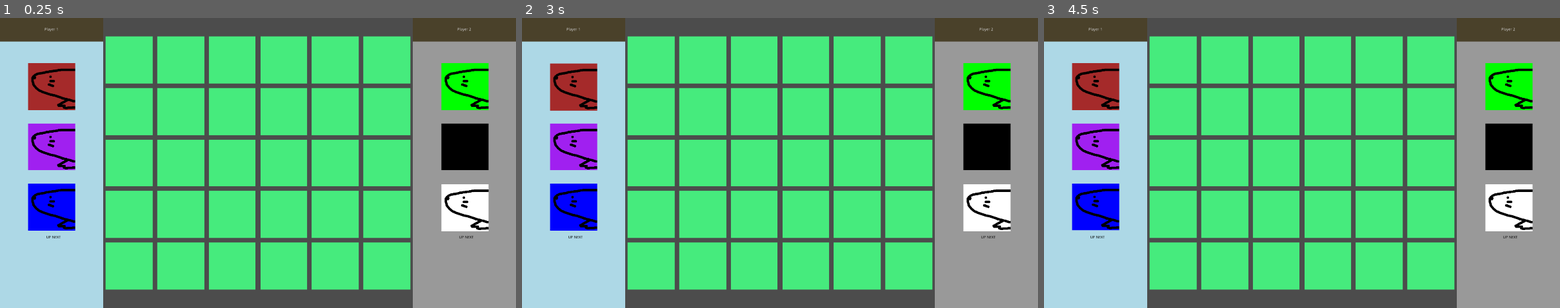
Above: before the commit, frames 1-3 (left to right).
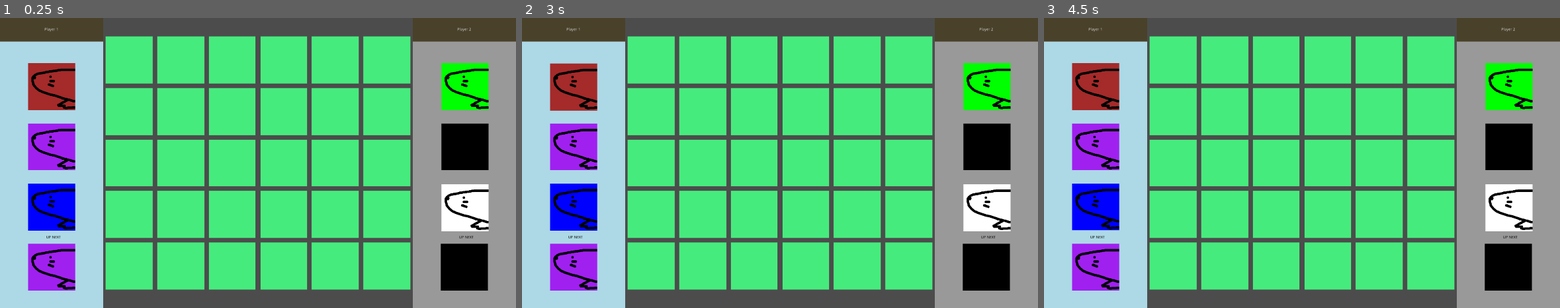
Above: after the commit, the same moments.

Repository: studio-hungus/habitile
Game: Godot game, scene res://Game/Game.tscn
Two runs of this game, one before a commit and one after it. Both use one fixed random seed, a clock stepped at 60 frames per second and the inputs below.
Inputs (mouse positions are in pixels of both pictures, inside the frame that each line leads up to):
- Up to frame 1 (0.25 s): no input
- Up to frame 2 (3 s): tap Enter at 0.5, 2 s; move the mouse to (986, 206) at 0.52 s; click (986, 206) at 0.67 s; tap Space at 1.25, 2.75 s; move the mouse to (573, 145) at 1.27 s; click (573, 145) at 1.42 s; move the mouse to (986, 87) at 2.02 s; click (986, 87) at 2.17 s; move the mouse to (573, 87) at 2.77 s; click (573, 87) at 2.92 s
- Up to frame 3 (4.5 s): tap Enter at 3.5 s; move the mouse to (1508, 145) at 3.52 s; click (1508, 145) at 3.67 s; tap Space at 4.25 s; move the mouse to (1095, 206) at 4.27 s; click (1095, 206) at 4.42 s

The runs differ from the first frame. In frame 1, 3.0% of the frame differs, in the area x 5-95%, y 77-94%; in frame 2, 3.0%; in frame 3, 3.0%.

Commit message:
Decompose supply movement logic

Diff:
--- a/project/Game/Game.gd
+++ b/project/Game/Game.gd
@@ -20,12 +20,15 @@
 onready var _gui := find_node("GUI")
 onready var _left_supply := find_node("LeftSupply")
 onready var _right_supply := find_node("RightSupply")
+onready var _left_stack_position := find_node("LeftStackPosition")
+onready var _right_stack_position := find_node("RightStackPosition")
 
 
 func _ready() -> void:
 	_create_stacks()
 	_shuffle_stacks()
 	_display_supply()
+	_display_stack_top()
 	_update_turn_in_gui()
 
 
@@ -86,6 +89,7 @@
 func _swap_turn() -> void:
 	_is_left_player_turn = !_is_left_player_turn
 	_update_turn_in_gui()
+	_display_stack_top()
 
 
 # This creates a tile in the original tile position
@@ -112,34 +116,46 @@
 			var right_tile := _make_new_tile(type)
 			left_tile.visible = false
 			right_tile.visible = false
+			left_tile.global_position = _left_stack_position.global_position
+			right_tile.global_position = _right_stack_position.global_position
 			_left_stack.append(left_tile)
 			_right_stack.append(right_tile)
 
 
 func _display_supply():
 	for i in SUPPLY_SIZE:
+		_left_stack[0].toggle_interactable()
 		_left_stack[0].visible = true
 		_left_stack.pop_front().global_position = _left_supply.get_children()[i].global_position
+		_right_stack[0].toggle_interactable()
 		_right_stack[0].visible = true
 		_right_stack.pop_front().global_position = _right_supply.get_children()[i].global_position
+
+
+func _display_stack_top():
+	_left_stack[0].visible = true
+	_right_stack[0].visible = true
 
 
 func _place_tile_on_board(tile : Tile):
 	_drop_sound.play()
 	tile.global_position = _hovered_node.global_position
-
-	_swap_turn()
-	tile.set_placed()
+	tile.toggle_interactable()
 
 	if _is_left_player_turn and _left_stack.size() > 0:
-		_left_stack[0].visible = true
-		_left_stack.pop_front().global_position = _original_tile_position
+		_move_tile_to_supply(_left_stack.pop_front())
 	elif not _is_left_player_turn and _right_stack.size() > 0:
-		_right_stack[0].visible = true
-		_right_stack.pop_front().global_position = _original_tile_position
+		_move_tile_to_supply(_right_stack.pop_front())
 
 	var index_of_hovered_node = _board.get_spaces().find(_hovered_node)
 	_board.set_space(tile, index_of_hovered_node)
+	_swap_turn()
+
+
+func _move_tile_to_supply(tile: Tile):
+	tile.toggle_interactable()
+	tile.global_position = _original_tile_position
+
 
 
 func _on_Board_board_filled():
--- a/project/Game/Game.tscn
+++ b/project/Game/Game.tscn
@@ -47,5 +47,11 @@
 [node name="RightPlayerPosition3" type="Position2D" parent="RightSupply"]
 position = Vector2( 1730, 706 )
 
+[node name="LeftStackPosition" type="Position2D" parent="."]
+position = Vector2( 192, 928 )
+
+[node name="RightStackPosition" type="Position2D" parent="."]
+position = Vector2( 1728, 928 )
+
 [connection signal="play_again_button_pressed" from="GUI" to="." method="_on_GUI_play_again_button_pressed"]
 [connection signal="board_filled" from="Board" to="." method="_on_Board_board_filled"]
--- a/project/Tile/Tile.gd
+++ b/project/Tile/Tile.gd
@@ -11,7 +11,7 @@
 
 
 export var size := Vector2(175, 175)
-var _placed = false
+var _interactable = false
 var type = TYPE.VOLE
 
 
@@ -23,7 +23,7 @@
 
 
 func _on_Area2D_input_event(_viewport, event, _shape_idx):
-	if not _placed:
+	if _interactable:
 		if event is InputEventMouseButton:
 			if event.is_pressed():
 				emit_signal("pressed")
@@ -31,8 +31,8 @@
 				emit_signal("released")
 
 
-func set_placed():
-	_placed = true
+func toggle_interactable():
+	_interactable = not _interactable
 
 
 func set_type(new_type):
